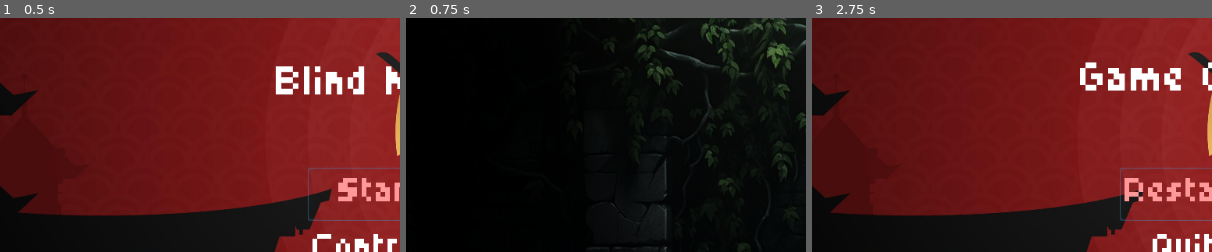
Above: before the commit, frames 1-3 (left to right).
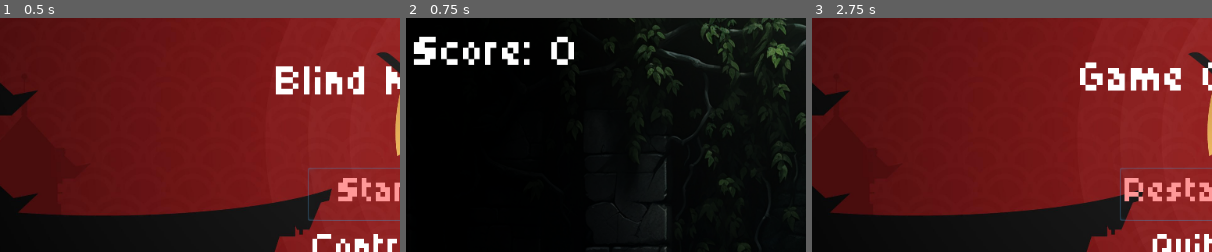
Above: after the commit, the same moments.

Repository: guedeslucas1/PCS3549
Game: Godot game, scene res://Src/TelaInicial/StartScreen.tscn
Same seed, same stepped clock (60 frames per second), same inputs: the game is played once before the commit and once after it.
Inputs:
- Up to frame 1 (0.5 s): no input
- Up to frame 2 (0.75 s): click "Start" at 0.5 s
- Up to frame 3 (2.75 s): tap Enter at 1.25 s; hold Q (atack) 1.28-2.03 s; tap Space at 2 s; tap Left (look_left) at 2.1 s
The pictures show only the part of the screen within x 3-53%, y 0-50%; the shares and areas given below are measured in that part.

Frame 1 is identical in both runs. In frame 2, 2.1% of the frame differs, in the area x 2-42%, y 7-21%; in frame 3, nothing differs.

Commit message:
Add Soundtrack

Diff:
--- a/Src/GameOver/GameOver.gd
+++ b/Src/GameOver/GameOver.gd
@@ -1,10 +1,8 @@
 extends Control
-
 
 # Declare member variables here. Examples:
 # var a = 2
 # var b = "text"
-
 
 # Called when the node enters the scene tree for the first time.
 func _ready():
--- /dev/null
+++ b/Src/HUD/HUD.gd
@@ -0,0 +1,8 @@
+extends CanvasLayer
+
+# Called when the node enters the scene tree for the first time.
+func _ready():
+	pass # Replace with function body.
+
+func update_score(score):
+	$Label.text = "Score: " + str(score)
--- /dev/null
+++ b/Src/HUD/HUD.tscn
@@ -0,0 +1,19 @@
+[gd_scene load_steps=4 format=2]
+
+[ext_resource path="res://Src/Ant Party.ttf" type="DynamicFontData" id=1]
+[ext_resource path="res://Src/HUD/HUD.gd" type="Script" id=2]
+
+[sub_resource type="DynamicFont" id=1]
+size = 50
+font_data = ExtResource( 1 )
+
+[node name="HUD" type="CanvasLayer"]
+script = ExtResource( 2 )
+
+[node name="Label" type="Label" parent="."]
+margin_left = 42.0
+margin_top = 24.0
+margin_right = 92.0
+margin_bottom = 94.0
+custom_fonts/font = SubResource( 1 )
+text = "Score: 0"
--- a/Src/Inimigo/Inimigo.gd
+++ b/Src/Inimigo/Inimigo.gd
@@ -1,4 +1,5 @@
 extends Area2D
+
 
 # global variables
 export var velocity = Vector2(500, 0)
--- a/Src/Main/Main.gd
+++ b/Src/Main/Main.gd
@@ -1,6 +1,6 @@
 extends Node
 
-var contador = 0
+export var contador = 0
 var screen_width = 1024
 var screen_height = 600
 
@@ -10,8 +10,13 @@
 var player_scene = load("res://Src/Player/Player.tscn")
 
 var player
+var HUDScene
 
 func mob_timer_timeout():
+	if contador == 0:
+		$HUD.update_score(0)
+	else:
+		$HUD.update_score(contador)
 
 	contador = contador + 1
 	if player.dead == true:
@@ -46,6 +51,7 @@
 
 # Called when the node enters the scene tree for the first time.
 func _ready():
+	$SoundTrack.play()
 	new_game()
 
 
--- a/Src/Main/Main.tscn
+++ b/Src/Main/Main.tscn
@@ -1,8 +1,10 @@
-[gd_scene load_steps=4 format=2]
+[gd_scene load_steps=6 format=2]
 
 [ext_resource path="res://Src/Main/Background.jpeg" type="Texture" id=1]
 [ext_resource path="res://Src/Main/Main.gd" type="Script" id=2]
 [ext_resource path="res://Src/Main/BackgroundBlack.png" type="Texture" id=3]
+[ext_resource path="res://SoundTrack.mp3" type="AudioStream" id=4]
+[ext_resource path="res://Src/HUD/HUD.tscn" type="PackedScene" id=5]
 
 [node name="Main" type="Node"]
 script = ExtResource( 2 )
@@ -31,4 +33,10 @@
 z_index = 1
 texture = ExtResource( 3 )
 
+[node name="SoundTrack" type="AudioStreamPlayer" parent="."]
+stream = ExtResource( 4 )
+volume_db = -5.0
+
+[node name="HUD" parent="." instance=ExtResource( 5 )]
+
 [connection signal="timeout" from="MobTimer" to="." method="mob_timer_timeout"]
Not shown, added: SoundTrack.mp3.import
Not shown, added: SoundTrack.mp3
